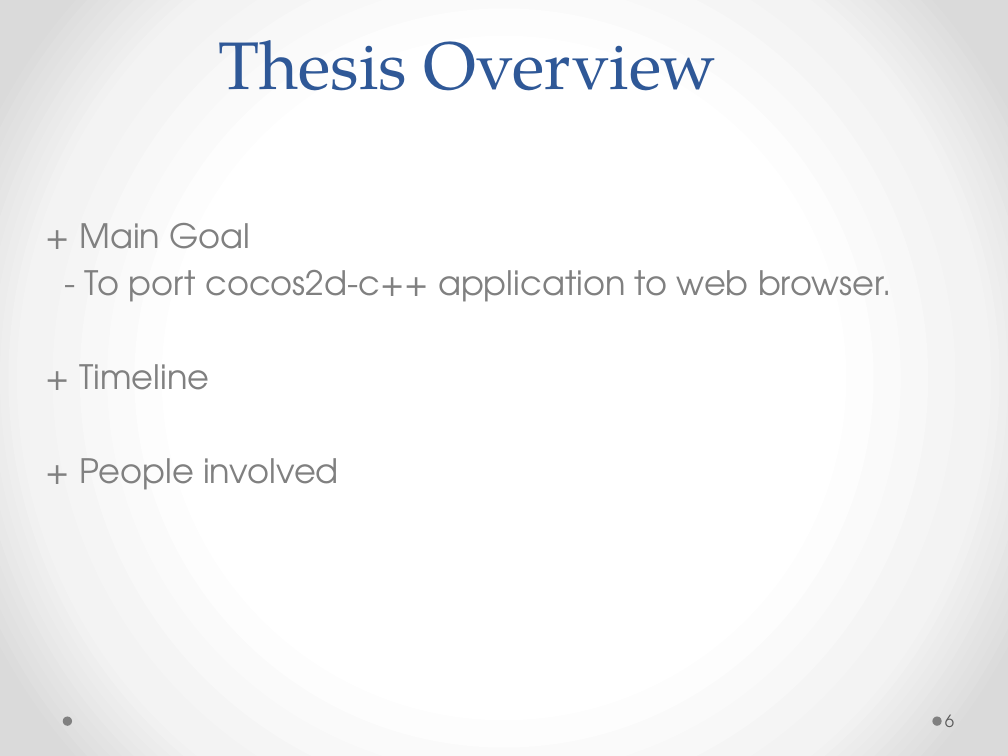
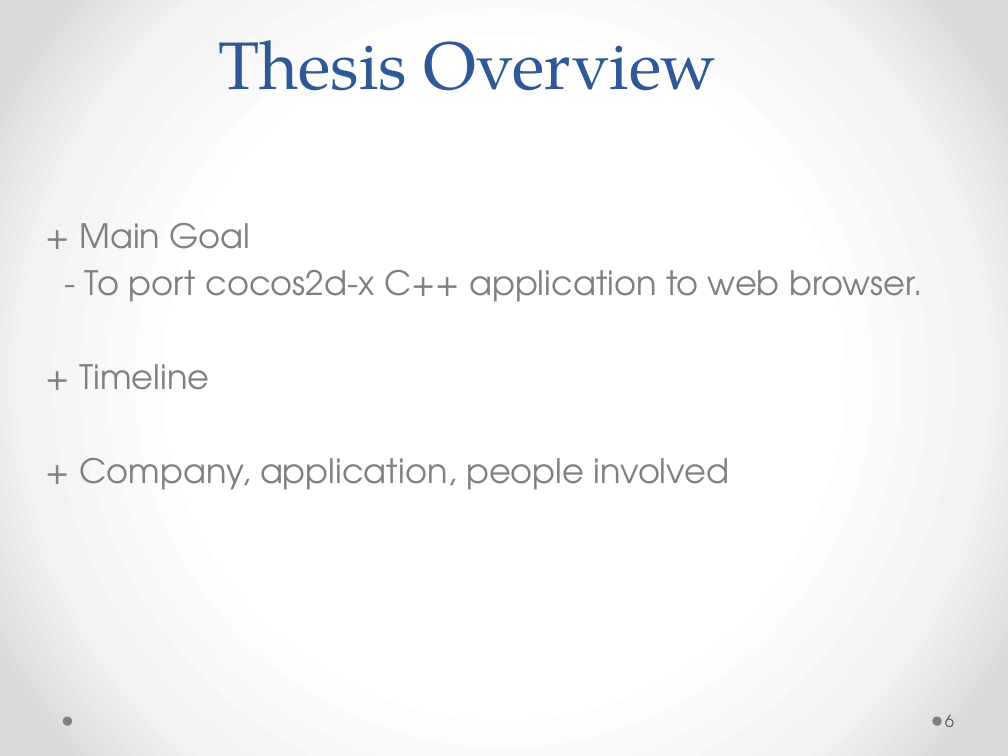
Before and after one commit to amit1984/Thesis, a slide deck: slide 6 of thesis_v4.pptx. Drawn at 1008x756 pixels with LibreOffice and Linux fonts; fonts in the diff are those of the drawing. Boxes give left, top, right and bottom in pixels: in the first picture for what was removed or moved away, otherwise in the second. Text is boxed around its words. In the diff, an @@ line names an element or a change of style, - is before the commit and + after.

```diff
--- a/thesis_v4.pptx
+++ b/thesis_v4.pptx
@@ text at box(85, 270, 923, 302): text changed @@
-- To port cocos2d-c++ application to web browser.
+- To port cocos2d-x C++ application to web browser.
@@ text at box(79, 458, 730, 490): text changed @@
-+ People involved
++ Company, application, people involved
```
Also in this commit, not shown: 15 other slides changed, 2 slides added, 3 slides removed.
